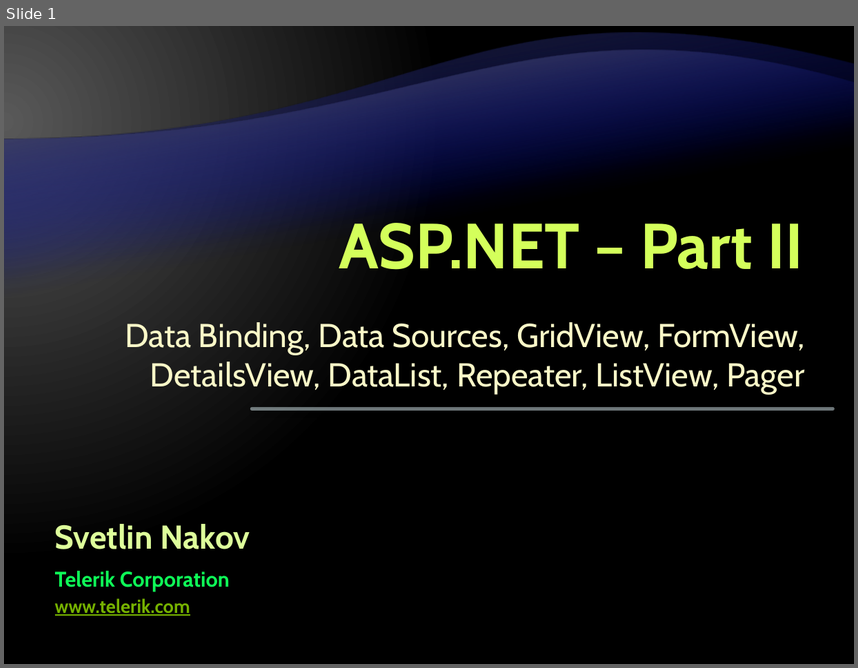
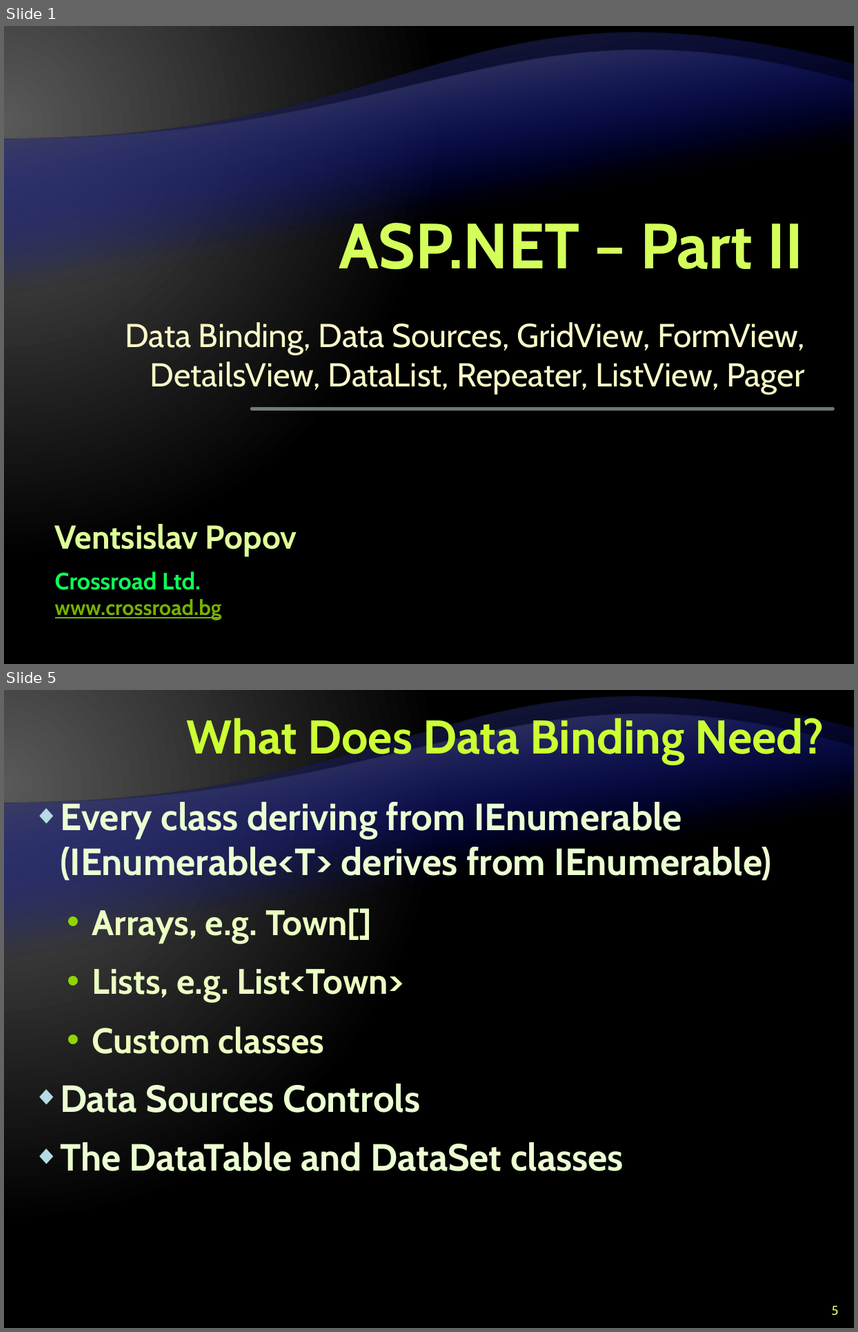
Before and after one commit to Graveheart/aspnetcourse, a slide deck: lectures/9. ASP.NET – Part II.pptx. Shown one above the other, each under a label of ours: slide 1 before the commit, slides 1 and 5 after it; the slides between them are not shown. The pictures are 858x668 and 858x1332 pixels, drawn with LibreOffice and Linux fonts; fonts in the diff are those of the drawing; background and template pictures are left out. Boxes give left, top, right and bottom in pixels: in the first picture for what was removed or moved away, otherwise in the second. Text is boxed around its words. In the diff, an @@ line names an element or a change of style, - is before the commit and + after.

```diff
--- a/lectures/9. ASP.NET – Part II.pptx
+++ b/lectures/9. ASP.NET – Part II.pptx
@@ slide 5 added at box(4, 690, 854, 1328), background gradient #595959 to #000000; not listed: 2 template elements that a slide beside it also shows @@
@@ title added at box(187, 713, 824, 764), 40 pt, text #CCFF33, bold @@
+What Does Data Binding Need?
@@ text added at box(60, 798, 772, 1171), 32 pt, text #EBFFD2, bold @@
+◆ Every class deriving from IEnumerable (IEnumerable<T> derives from IEnumerable)
+  • Arrays, e.g. Town[]
+  • Lists, e.g. List<Town>
+  • Custom classes
+◆ Data Sources Controls
+◆ The DataTable and DataSet classes
@@ page number added at box(831, 1305, 838, 1315), 11 pt, text #CCFF66 @@
+5
@@ slide 1 changed as well @@
@@ text at box(55, 523, 297, 557): text changed @@
-Svetlin Nakov
+Ventsislav Popov
@@ text at box(55, 571, 201, 590): text changed; size 18 to 20 pt @@
-Telerik Corporation
+Crossroad Ltd.
@@ text at box(55, 599, 222, 619): text changed; size 16 to 18 pt @@
-www.telerik.com
+www.crossroad.bg
```
Also in this commit, not shown: 1 other slide changed, 50 other slides added.
